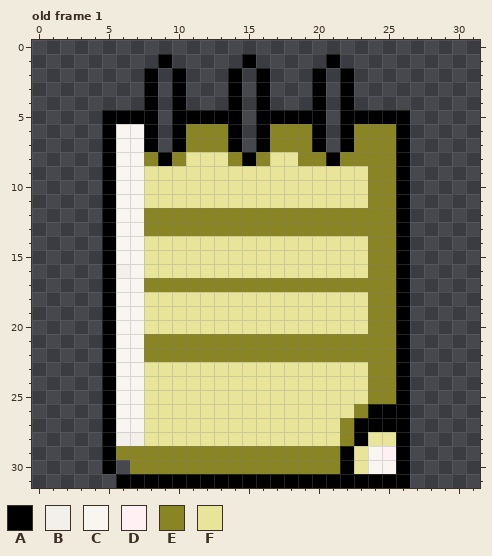
File history of a pixel-art file, Art/Items/notepad.aseprite. The picture above was drawn from the file before the commit.
32x32 pixels, 1 frame. Colours within 5 levels of each other are drawn and written as one. Shown: old frame 1. The commit also changed other frames, which this record leaves out.
Palette (. is transparent): A #000000  B #f3f0eb  C #f9f6f1  D #fff0f3  E #898424  F #e8e59b
Pixels before, old frame 1, first column x 5:
 1 ....A.....A.....A.....
 2 ...A.A...A.A...A.A....
 3 ...A.A...A.A...A.A....
 4 ...A.A...A.A...A.A....
 5 AAAA.AAAAA.AAAAA.AAAAA
 6 ACCA.AEEEA.AEEEA.AEEEA
 7 ACCA.AEEEA.AEEEA.AEEEA
 8 ACCEAEFFFEAEFFEEAEEEEA
 9 ACCFFFFFFFFFFFFFFFFEEA
10 ACCFFFFFFFFFFFFFFFFEEA
11 ACCFFFFFFFFFFFFFFFFEEA
12 ACCEEEEEEEEEEEEEEEEEEA
13 ACCEEEEEEEEEEEEEEEEEEA
14 ACCFFFFFFFFFFFFFFFFEEA
15 ACCFFFFFFFFFFFFFFFFEEA
16 ABCFFFFFFFFFFFFFFFFEEA
17 ACCEEEEEEEEEEEEEEEEEEA
18 ACCFFFFFFFFFFFFFFFFEEA
19 ACCFFFFFFFFFFFFFFFFEEA
20 ACCFFFFFFFFFFFFFFFFEEA
21 ACCEEEEEEEEEEEEEEEEEEA
22 ACCEEEEEEEEEEEEEEEEEEA
23 ACCFFFFFFFFFFFFFFFFEEA
24 ACCFFFFFFFFFFFFFFFFEEA
25 ACCFFFFFFFFFFFFFFFFEEA
26 ACCFFFFFFFFFFFFFFFEAAA
27 ACCFFFFFFFFFFFFFFEAAAA
28 ABBFFFFFFFFFFFFFFEAFFA
29 AEEEEEEEEEEEEEEEEAFCDA
30 A.EEEEEEEEEEEEEEEAFCCA
31 .AAAAAAAAAAAAAAAAAAAAA
The same view after the edit:
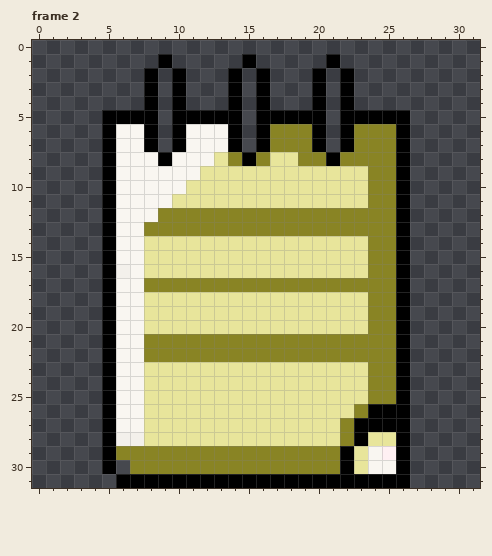
A new or re-ordered frame is compared with the old frame closest to it.
Difference:
frames 1 -> 7
Frame 2 is new; against old frame 1:
y 6..7: x 11..13 EEE -> CCC
y 8: x 8 E -> C; x 10..12 EFF -> CCC
y 9: x 8..11 FFFF -> CCCC
y 10: x 8..10 FFF -> CCC
y 11: x 8..9 FF -> CC
y 12: x 8 E -> C
Changed places in both pictures, as pixel boxes (x1, y1, x2, y2):
changed: (144, 124, 228, 222)
